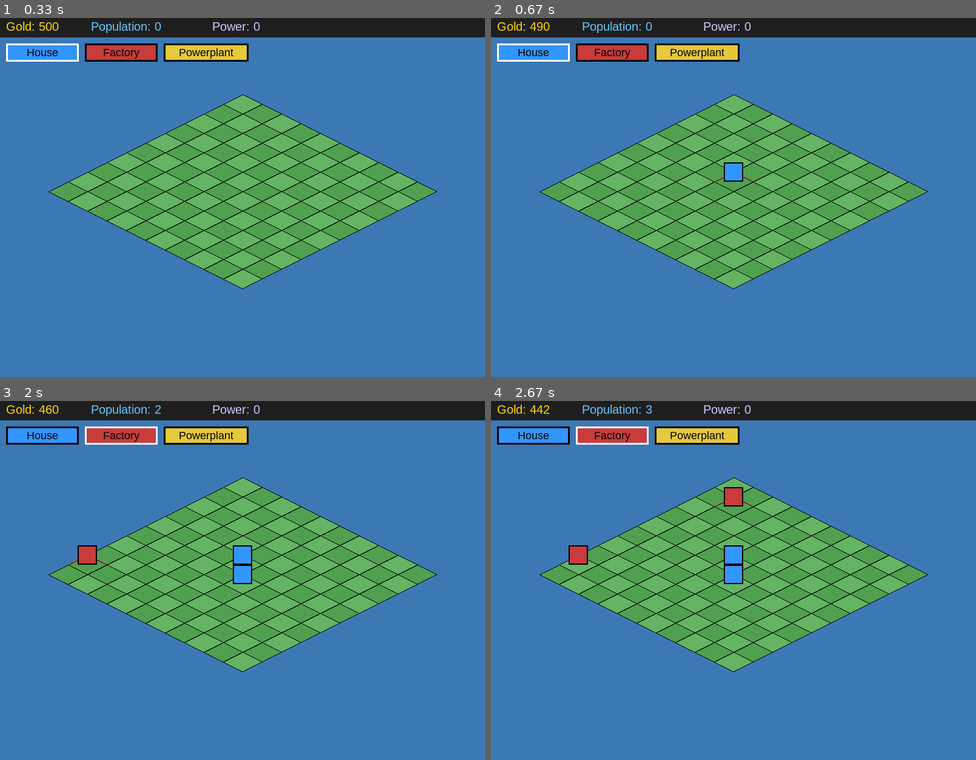
Above: before the commit, frames 1-4 (two rows, left to right).
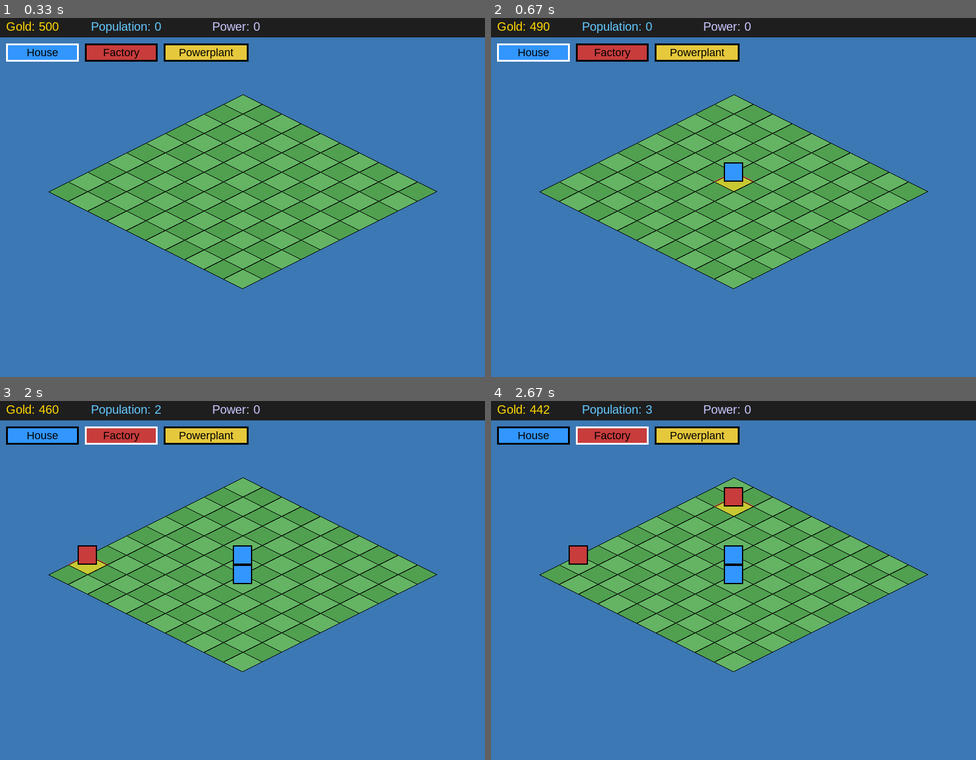
Above: after the commit, the same moments.

Repository: tdimnet/learn-pygame-by-doing
Game: pygame game, started from app.py
The game is run twice, just before and just after one commit, with the same random seed, the same clock (stepped at 60 frames per second) and the same inputs.
Inputs (mouse positions are in pixels of both pictures, inside the frame that each line leads up to):
- Up to frame 1 (0.33 s): no input
- Up to frame 2 (0.67 s): click (733, 193) at 0.38 s
- Up to frame 3 (2 s): click (242, 602) at 0.72 s; click (92, 523) at 1.05 s; click (116, 444) at 1.38 s; click (67, 566) at 1.72 s
- Up to frame 4 (2.67 s): click (709, 673) at 2.05 s; click (718, 515) at 2.38 s

Frame 1 is identical in both runs. In frame 2, 0.1% of the frame differs, in the area x 46-54%, y 44-49%; in frame 3, 0.1%; in frame 4, 0.1%.

Commit message:
Add missing yellow color on hover

Diff:
--- a/app.py
+++ b/app.py
@@ -273,6 +273,7 @@
         for gx in range(GRID_WIDTH):
             for gy in range(GRID_HEIGHT):
                 if gx == hover_gx and gy == hover_gy:
+                    color = (200, 200, 50)
                     if grid_data[gx][gy] == 0:
                         draw_iso_outline(screen, gx, gy, offset, (255, 255,
                                                                   255), 3)
